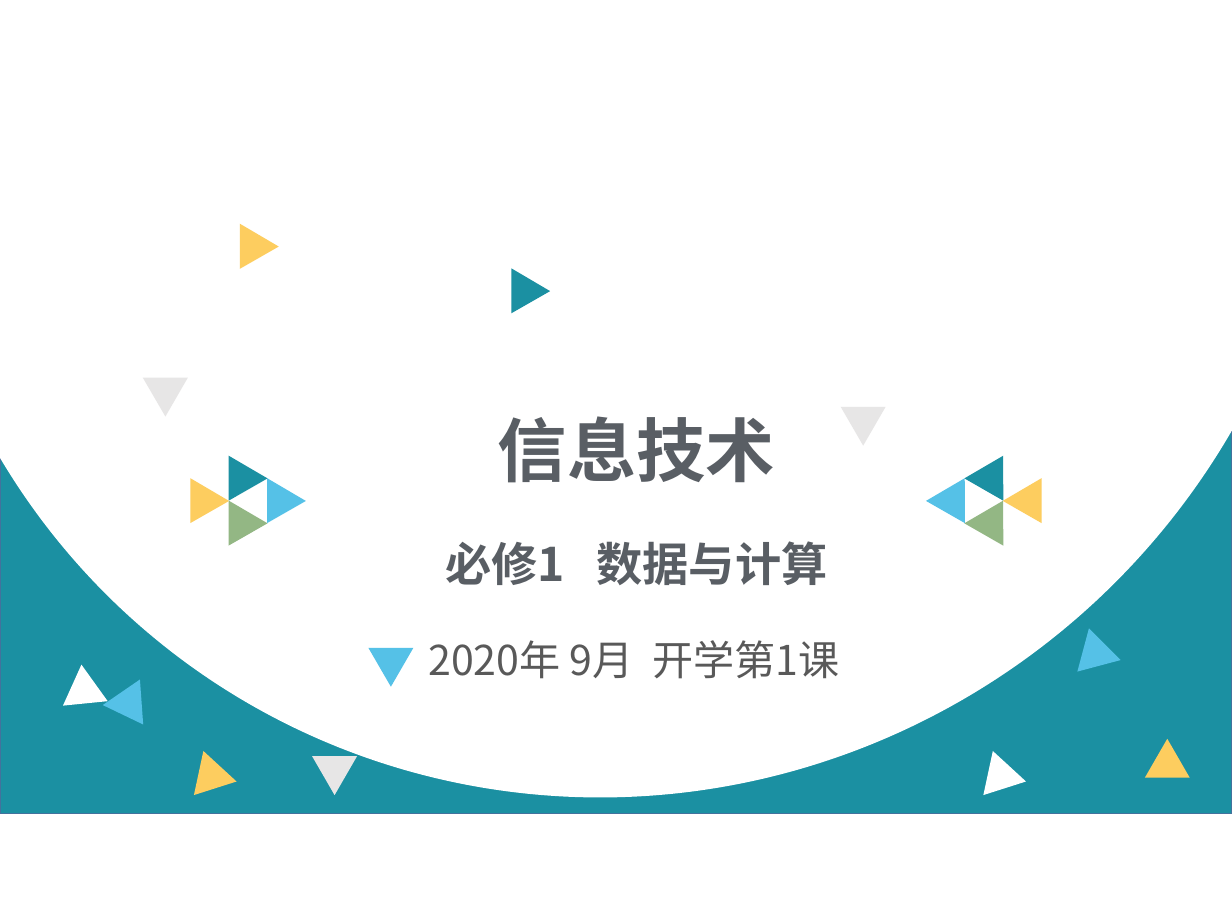
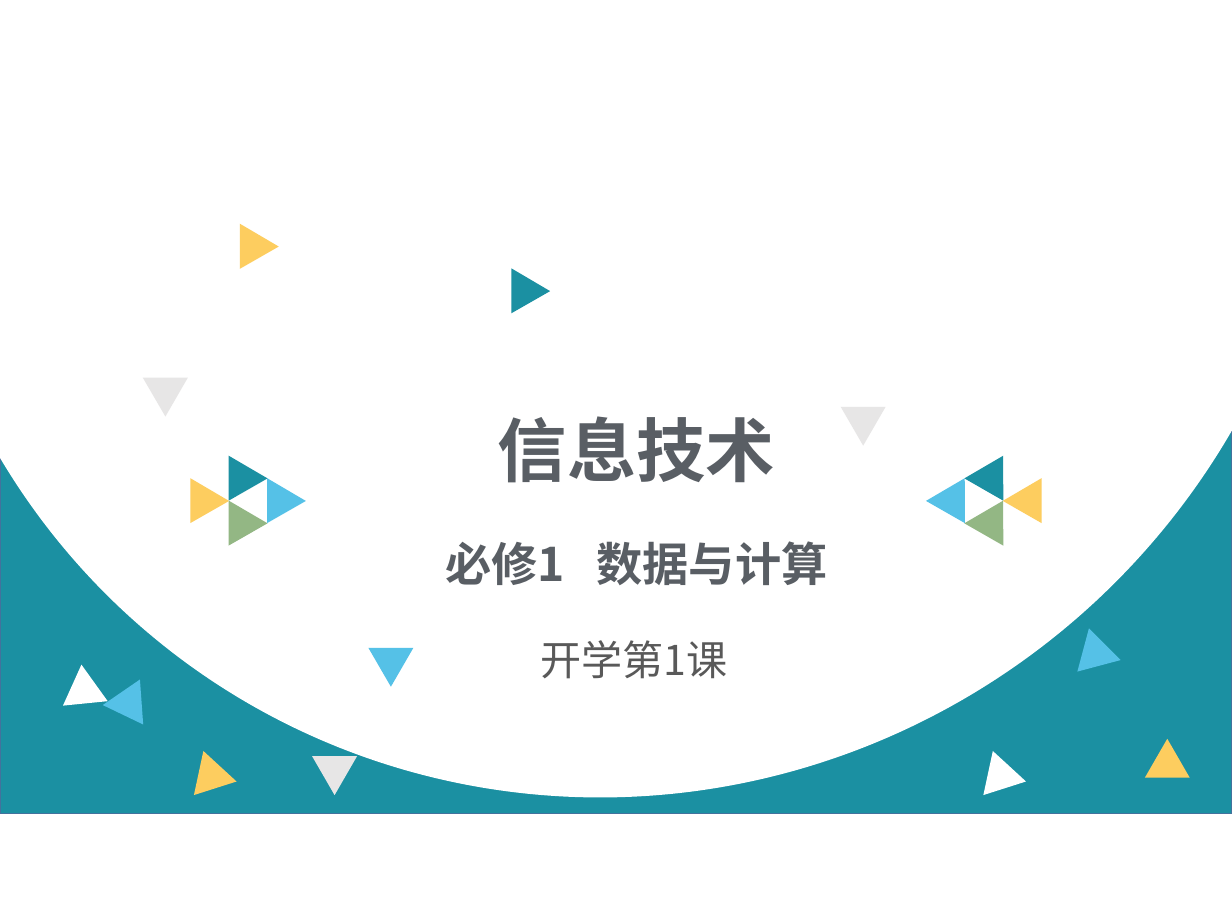
Before and after one commit to hongm32/2020design, a slide deck: slide 1 of 【第01课】感知数据/【第01课】开学第一课.pptx. Drawn at 1232x924 pixels with LibreOffice and Linux fonts; fonts in the diff are those of the drawing. Boxes give left, top, right and bottom in pixels: in the first picture for what was removed or moved away, otherwise in the second. Text is boxed around its words. In the diff, an @@ line names an element or a change of style, - is before the commit and + after.

Commit message:
修改《【第01课】开学第一课》课件

```diff
--- a/【第01课】感知数据/【第01课】开学第一课.pptx
+++ b/【第01课】感知数据/【第01课】开学第一课.pptx
@@ text at [540,640,727,679]: text changed @@
-2020年 9月 开学第1课
+开学第1课
```
Also in this commit, not shown: 3 slides added.
